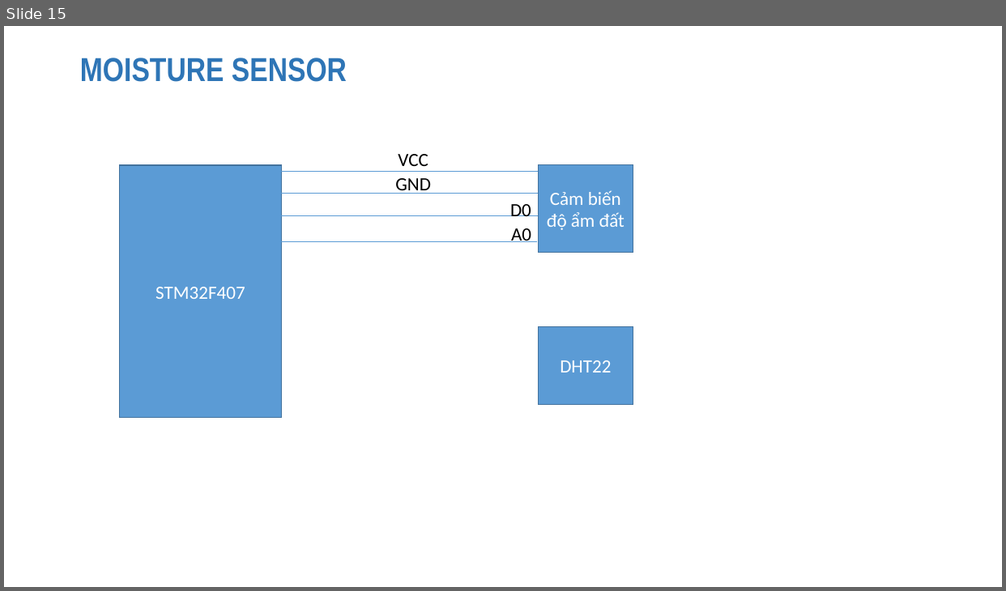
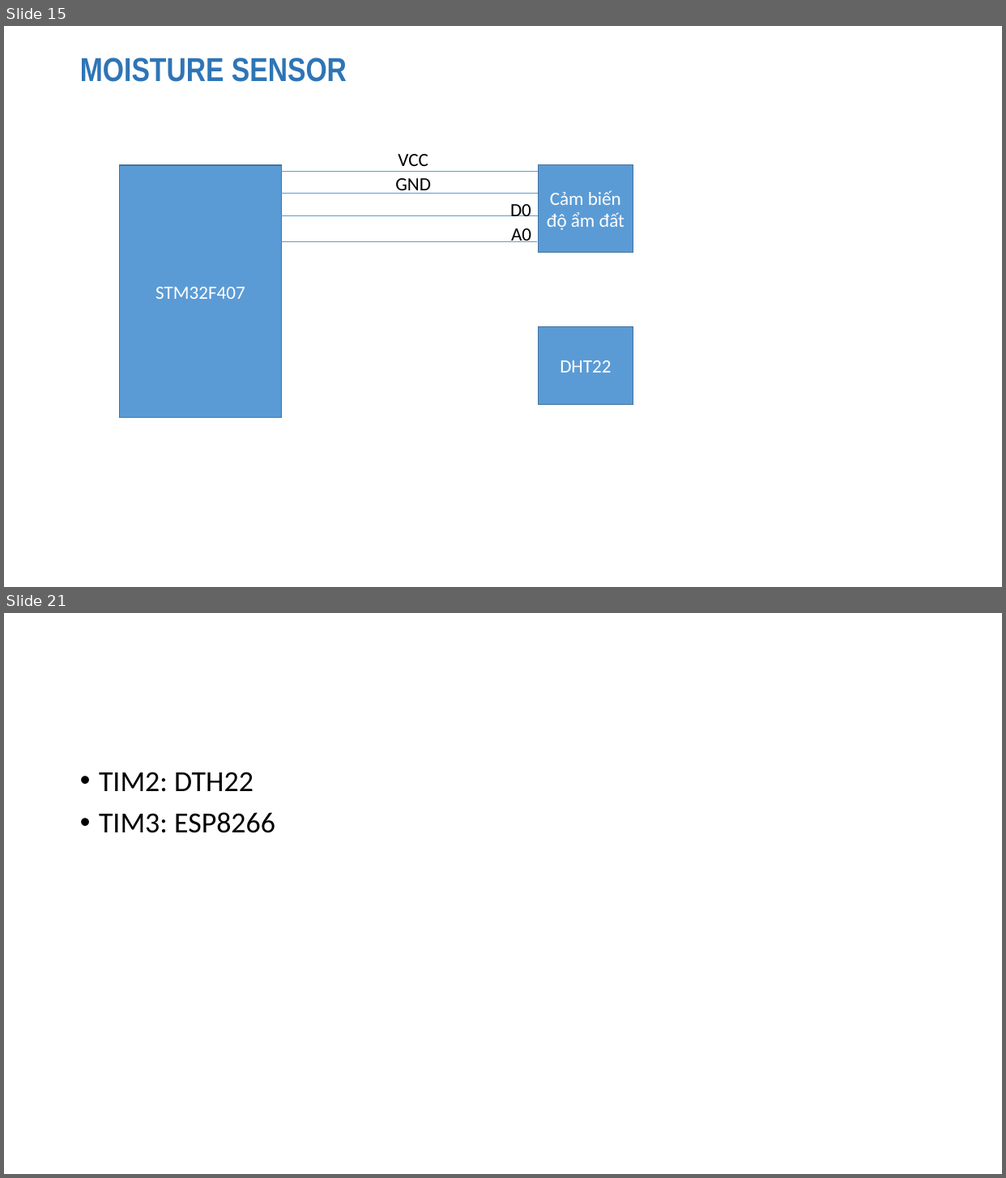
Before and after one commit to tearpolaris/Thesis, a slide deck: Slide/Connetc_IOT.pptx. Shown one above the other, each under a label of ours: slide 15 before the commit, slides 15 and 21 after it; the slides between them are not shown. The pictures are 1006x591 and 1006x1178 pixels, drawn with LibreOffice and Linux fonts; fonts in the diff are those of the drawing. Boxes give left, top, right and bottom in pixels: in the first picture for what was removed or moved away, otherwise in the second. Text is boxed around its words. In the diff, an @@ line names an element or a change of style, - is before the commit and + after.

```diff
--- a/Slide/Connetc_IOT.pptx
+++ b/Slide/Connetc_IOT.pptx
@@ slide 21 added at (4, 613, 1002, 1174), background #FFFFFF @@
@@ text added at (99, 772, 275, 833), 28 pt, text #000000 @@
+• TIM2: DTH22
+• TIM3: ESP8266
```
Also in this commit, not shown: 5 other slides added, 1 other file.
